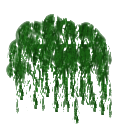
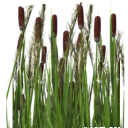
Layered file, before and after one edit (128x128). Changes by layer:
added layer "Layer" above "Tree.png" over box(6, 0, 125, 128)
hid "Tree.png" over box(6, 14, 113, 124)
